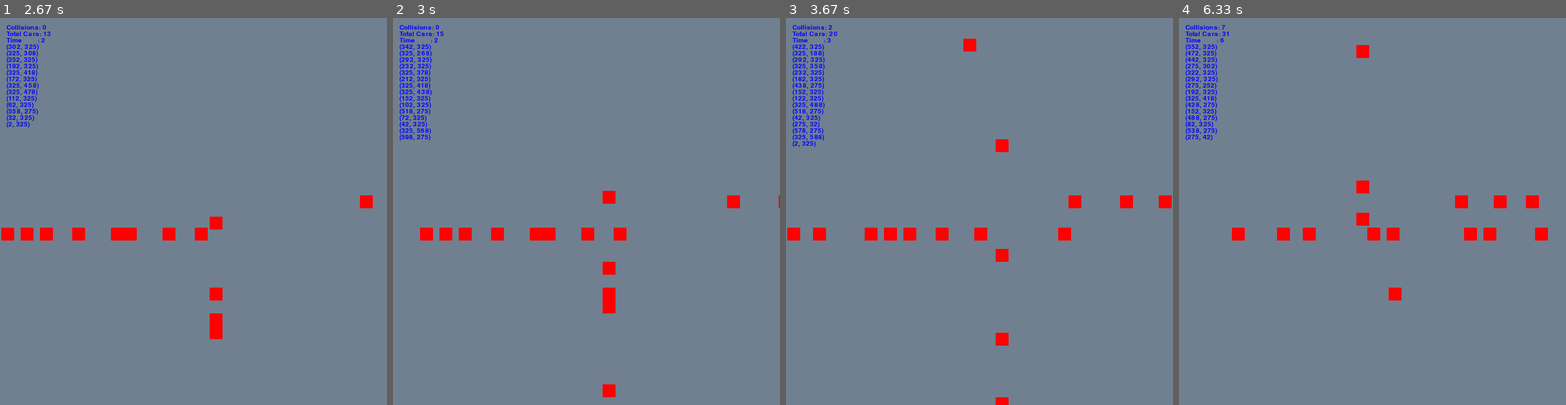
Above: before the commit, frames 1-4 (left to right).
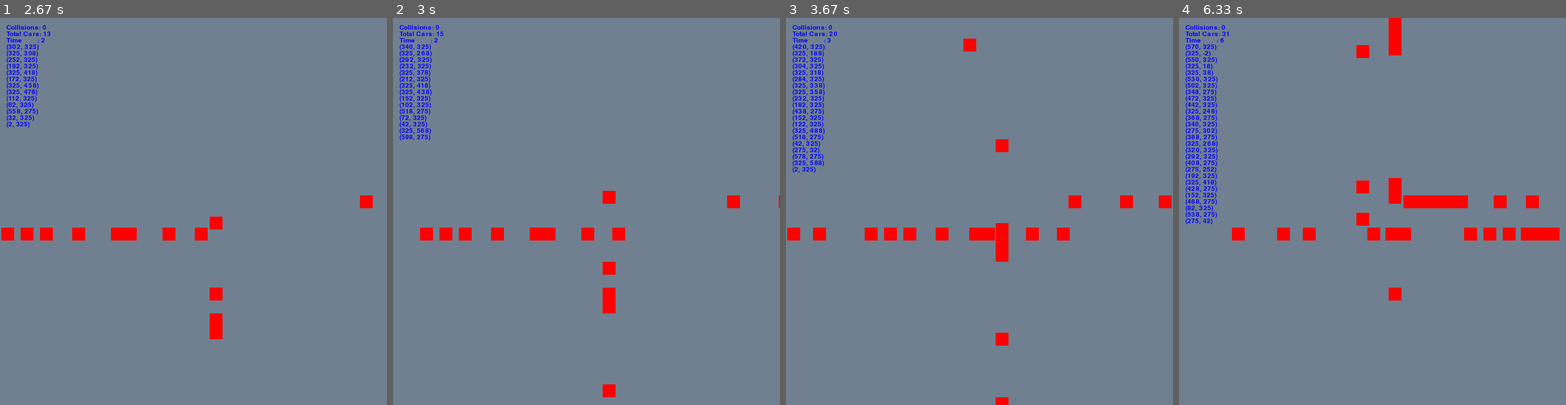
Above: after the commit, the same moments.

Repository: willluer/intersectionSimulation
Game: pygame game, started from pygame_example.py
Same seed, same stepped clock (60 frames per second), same inputs: the game is played once before the commit and once after it.
Inputs:
- Up to frame 1 (2.67 s): no input
- Up to frame 2 (3 s): no input
- Up to frame 3 (3.67 s): no input
- Up to frame 4 (6.33 s): no input

Frame 1 is identical in both runs. In frame 2, less than 0.1% of the frame differs, in the area x 4-61%, y 7-58%; in frame 3, 1.3%; in frame 4, 2.6%, in the area x 1-99%, y 0-58%.

Commit message:
cars now stop if they would collide after moving forward

Diff:
--- a/pygame_example.py
+++ b/pygame_example.py
@@ -3,17 +3,18 @@
 from enum import Enum
 from random import randint
 
-#WRL next steps
-#1. Add current number of cars on the screen
-#2. Add stoplight graphic to frame so we can see who is supposed to stoplight
-#3. Remove spawn collisions
-#4. Stop all cars in lane at red light
-#5. Research adjusting sprite speed
-#6. For AI we will need:
-    # - Car positions
-    # - Car velocity
-    # - Number of collisions
-    # - Time taken for each car to cross (so AI doesn't just stop two lanes of traffic the whole time)
+# WRL next steps
+# 1. Add current number of cars on the screen
+# 2. Add stoplight graphic to frame so we can see who is supposed to stoplight
+# 3. Remove spawn collisions
+# 4. Stop all cars in lane at red light
+# 5. Research adjusting sprite speed
+# 6. For AI we will need:
+# - Car positions
+# - Car velocity
+# - Number of collisions
+# - Time taken for each car to cross (so AI doesn't just stop
+# two lanes of traffic the whole time)
 
 BACKGROUND_COLOR = pg.Color("slategray")
 Direction = Enum('Direction', 'North South East West')
@@ -81,7 +82,7 @@
 
         return at_intersection
 
-    def update_position(self, light):
+    def update_position(self, cars, light):
         # if at a red light, don't move
         if (self.at_light or self.at_intersection()) and \
                 light == Traffic_Signal.Red:
@@ -94,12 +95,24 @@
                     self.rect.y >= 0 and self.rect.y <= h):
                 if self.dir == Direction.North:
                     self.rect.y -= 2
+
+                    if len(pg.sprite.spritecollide(self, cars, False)) > 1:
+                        self.rect.y += 2
                 elif self.dir == Direction.South:
                     self.rect.y += 2
+
+                    if len(pg.sprite.spritecollide(self, cars, False)) > 1:
+                        self.rect.y -= 2
                 elif self.dir == Direction.East:
                     self.rect.x += 2
+
+                    if len(pg.sprite.spritecollide(self, cars, False)) > 1:
+                        self.rect.x -= 2
                 elif self.dir == Direction.West:
                     self.rect.x -= 2
+
+                    if len(pg.sprite.spritecollide(self, cars, False)) > 1:
+                        self.rect.x += 2
             # remove off screen cars
             else:
                 self.remove = True
@@ -152,7 +165,7 @@
             else:
                 light = Traffic_Signal.Red
             # move
-            car.update_position(light)
+            car.update_position(self.cars, light)
 
             # if we should remove the car add it to the list
             if car.remove:
